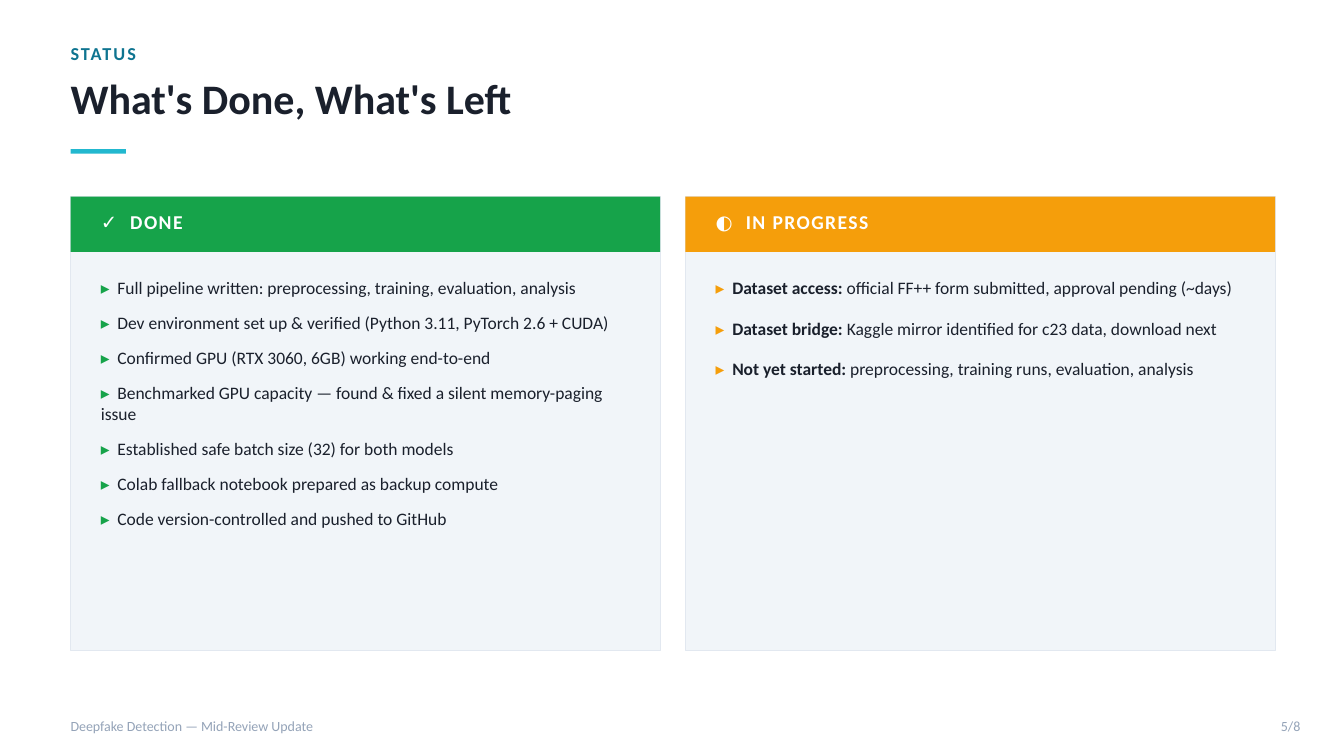
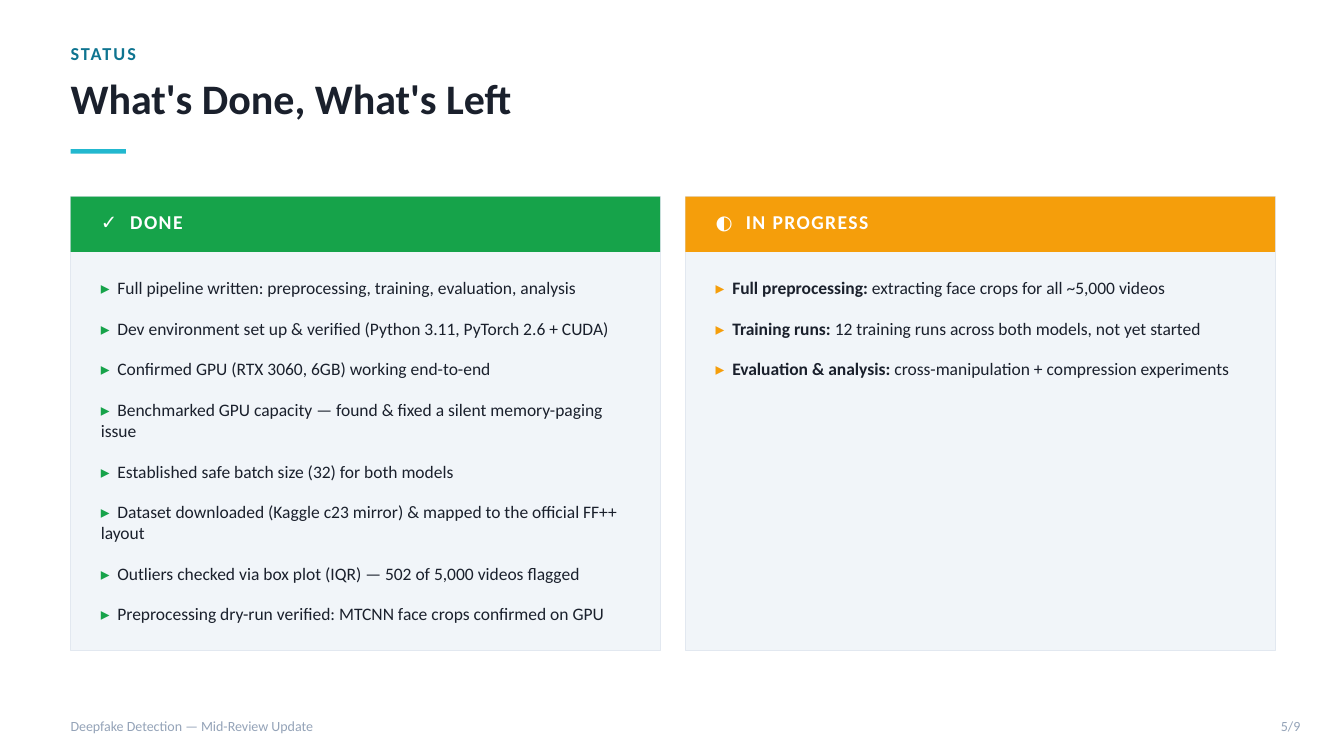
Before and after one commit to DUNE-ODYSSEY/deepfake-detection, a slide deck: slide 5 of docs/mid_review_update.pptx. Drawn at 1344x756 pixels with LibreOffice and Linux fonts; fonts in the diff are those of the drawing. Boxes give left, top, right and bottom in pixels: in the first picture for what was removed or moved away, otherwise in the second. Text is boxed around its words. In the diff, an @@ line names an element or a change of style, - is before the commit and + after.

Commit message:
Add box-plot outlier analysis and update mid-review slides
Flag outliers on frame count and file size via IQR across the 5,000
videos in use (real + 4 manipulation methods); add a deck slide with
the chart and results, and refresh the STATUS slide now that dataset
download and a preprocessing dry-run are done.

```diff
--- a/docs/mid_review_update.pptx
+++ b/docs/mid_review_update.pptx
@@ text at (101, 282, 608, 480): more space between paragraphs @@
@@ text at (732, 281, 1229, 378): text changed @@
-▸ Dataset access: official FF++ form submitted, approval pending (~days)
-▸ Dataset bridge: Kaggle mirror identified for c23 data, download next
-▸ Not yet started: preprocessing, training runs, evaluation, analysis
+▸ Full preprocessing: extracting face crops for all ~5,000 videos
+▸ Training runs: 12 training runs across both models, not yet started
+▸ Evaluation & analysis: cross-manipulation + compression experiments
@@ text at (101, 505, 617, 623): text changed @@
-▸ Colab fallback notebook prepared as backup compute
-▸ Code version-controlled and pushed to GitHub
+▸ Dataset downloaded (Kaggle c23 mirror) & mapped to the official FF++ layout
+▸ Outliers checked via box plot (IQR) — 502 of 5,000 videos flagged
+▸ Preprocessing dry-run verified: MTCNN face crops confirmed on GPU
@@ text at (1281, 721, 1301, 732): text changed @@
-5/8
+5/9
```
Also in this commit, not shown: 6 other slides changed, 1 slide added, 2 other files.
